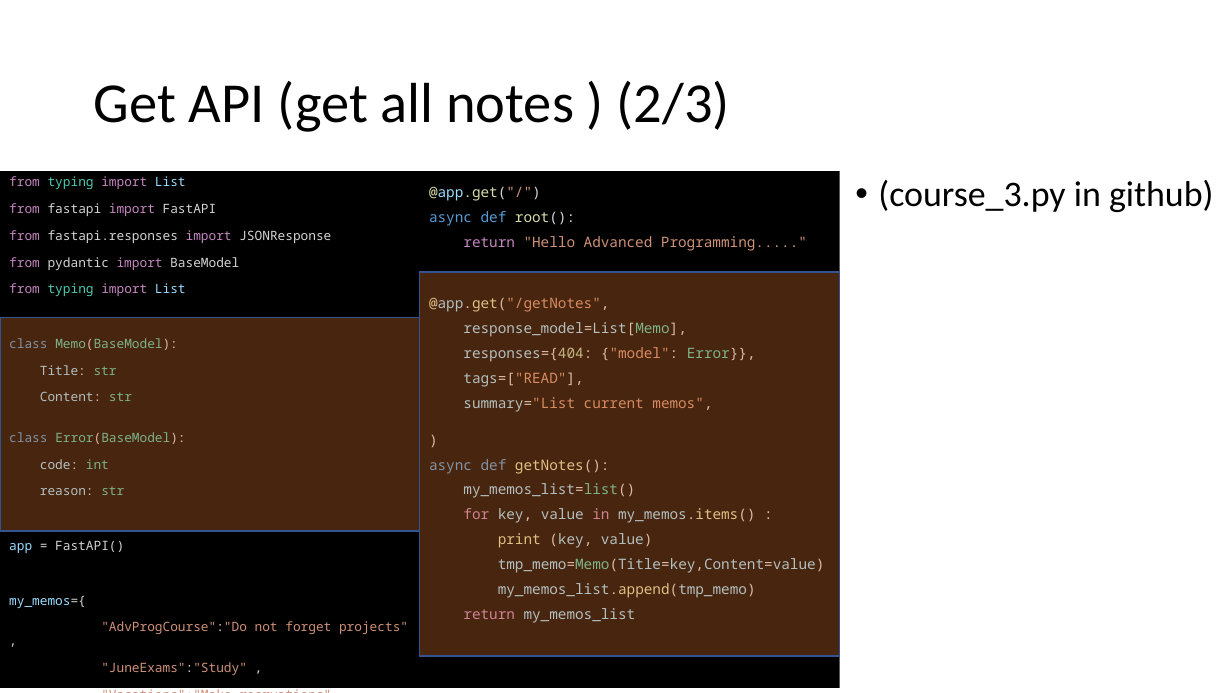
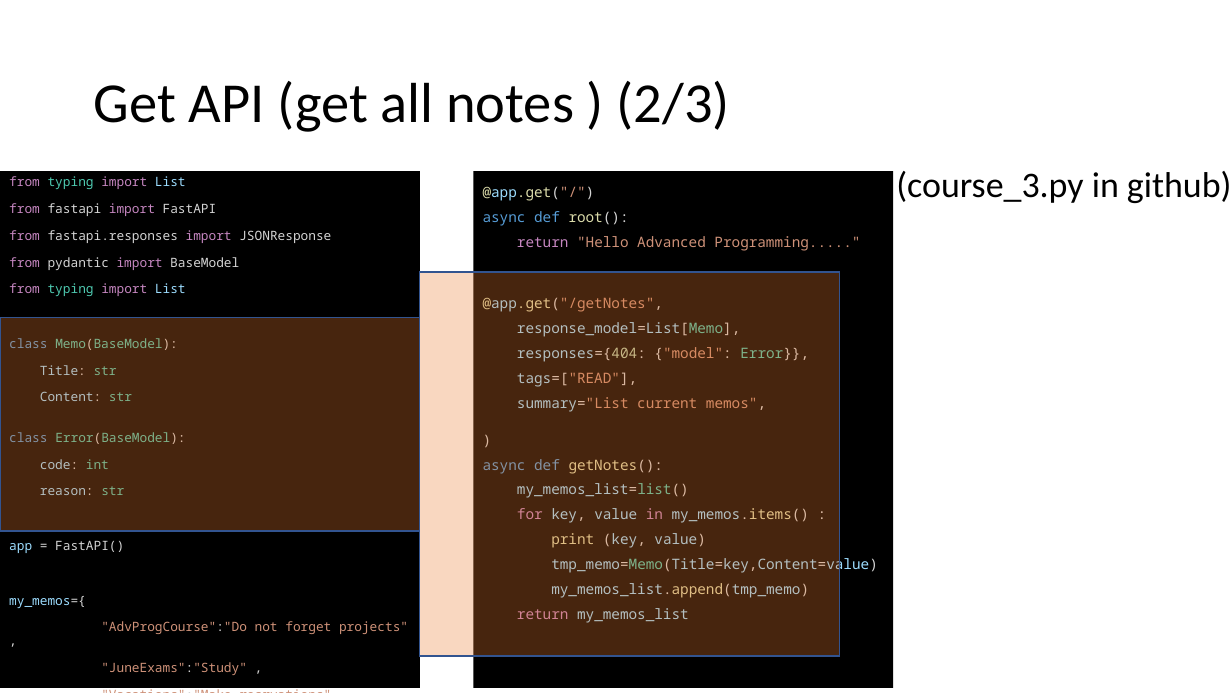
Before and after one commit to papajohn-uop/ADVANCED_PROGRAMMING_TECHNIQUES, a slide deck: slide 7 of Course.pptx. Drawn at 1232x693 pixels with LibreOffice and Linux fonts; fonts in the diff are those of the drawing. Boxes give left, top, right and bottom in pixels: in the first picture for what was removed or moved away, otherwise in the second. Text is boxed around its words. In the diff, an @@ line names an element or a change of style, - is before the commit and + after.

```diff
--- a/Course.pptx
+++ b/Course.pptx
@@ rectangle "@app.get("/")": place and size @@
-rectangle "@app.get("/")" at [420,171,839,688]
+rectangle "@app.get("/")" at [473,171,893,688]
@@ text "(course_3.py in github)": place and size @@
-text "(course_3.py in github)" at [878,180,1214,212]
+text "(course_3.py in github)" at [896,171,1232,203]
```
Also in this commit, not shown: 1 other slide changed, 7 slides added, 1 slide removed.
